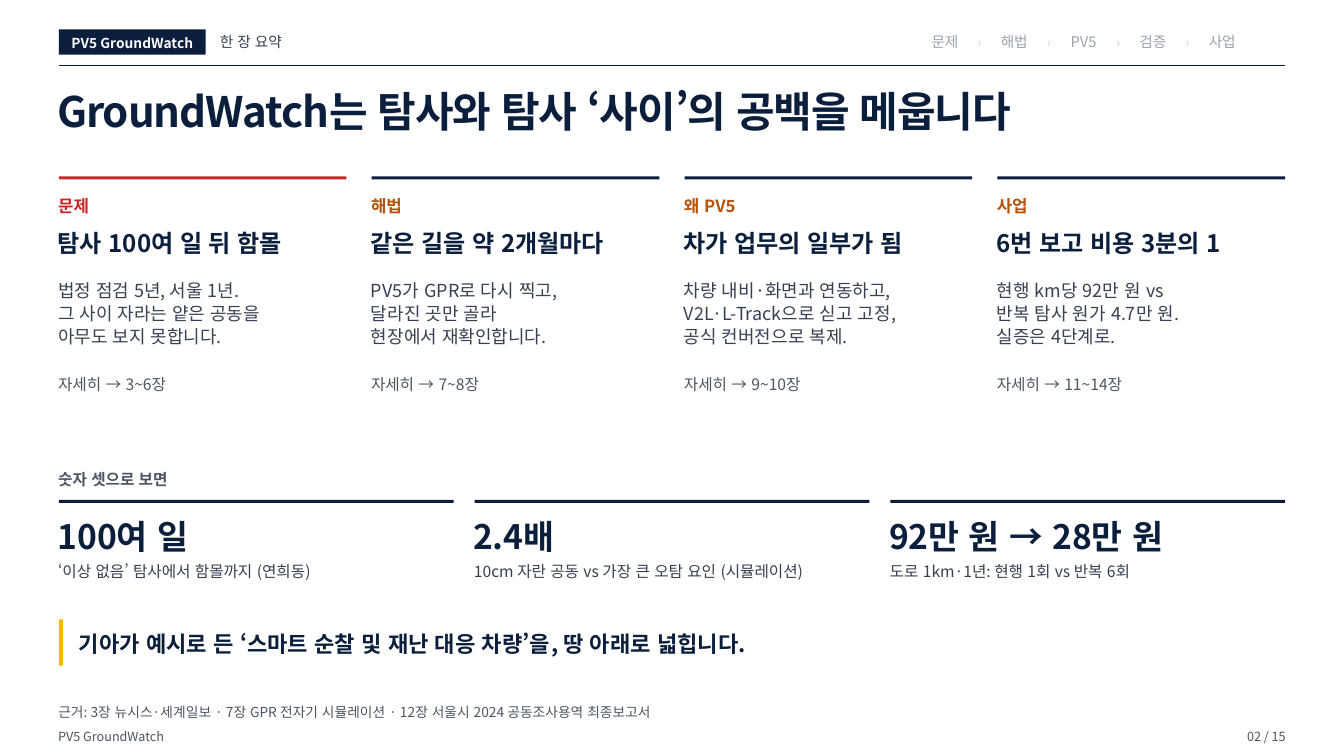
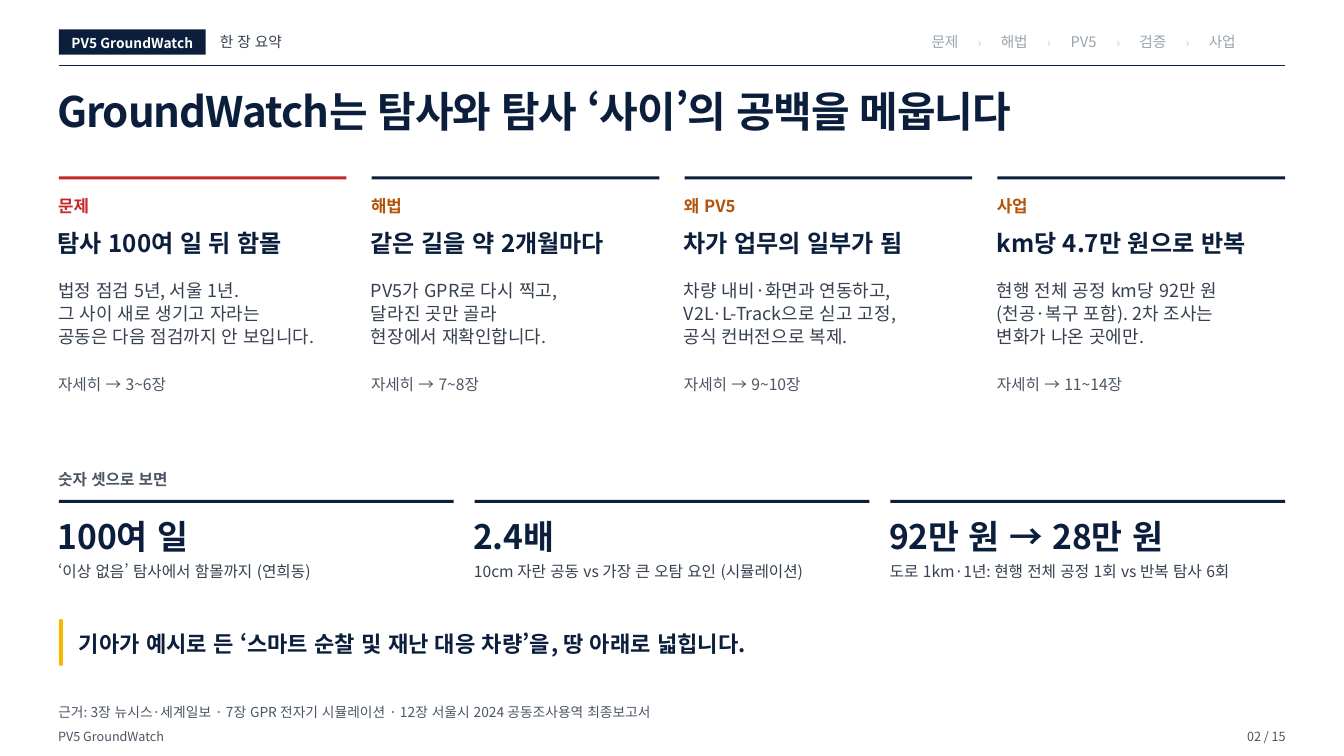
Before and after one commit to woojin-choe/pv5-hose-lab, a slide deck: slide 2 of ppt_all/PV5_GroundWatch_10_23.pptx. Drawn at 1344x756 pixels with LibreOffice and Linux fonts; fonts in the diff are those of the drawing. Boxes give left, top, right and bottom in pixels: in the first picture for what was removed or moved away, otherwise in the second. Text is boxed around its words. In the diff, an @@ line names an element or a change of style, - is before the commit and + after.

```diff
--- a/ppt_all/PV5_GroundWatch_10_23.pptx
+++ b/ppt_all/PV5_GroundWatch_10_23.pptx
@@ text at (997,231,1245,254): text changed @@
-6번 보고 비용 3분의 1
+km당 4.7만 원으로 반복
@@ text at (58,282,314,345): text changed @@
-법정 점검 5년, 서울 1년.
-그 사이 자라는 얕은 공동을
-아무도 보지 못합니다.
+법정 점검 5년, 서울 1년.
+그 사이 새로 생기고 자라는
+공동은 다음 점검까지 안 보입니다.
@@ text at (997,282,1218,345): text changed @@
-현행 km당 92만 원 vs
-반복 탐사 원가 4.7만 원.
-실증은 4단계로.
+현행 전체 공정 km당 92만 원
+(천공·복구 포함). 2차 조사는
+변화가 나온 곳에만.
@@ text at (890,564,1229,579): text changed @@
-도로 1km·1년: 현행 1회 vs 반복 6회
+도로 1km·1년: 현행 전체 공정 1회 vs 반복 탐사 6회
```
Also in this commit, not shown: 5 other slides changed, 9 other files.
